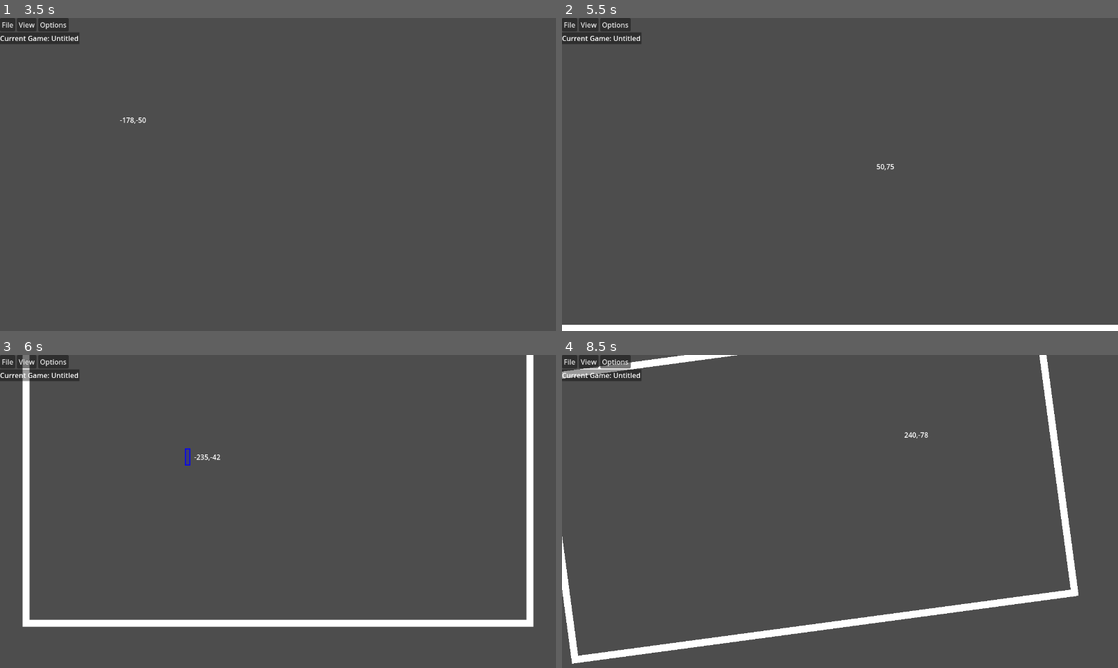
Above: before the commit, frames 1-4 (two rows, left to right).
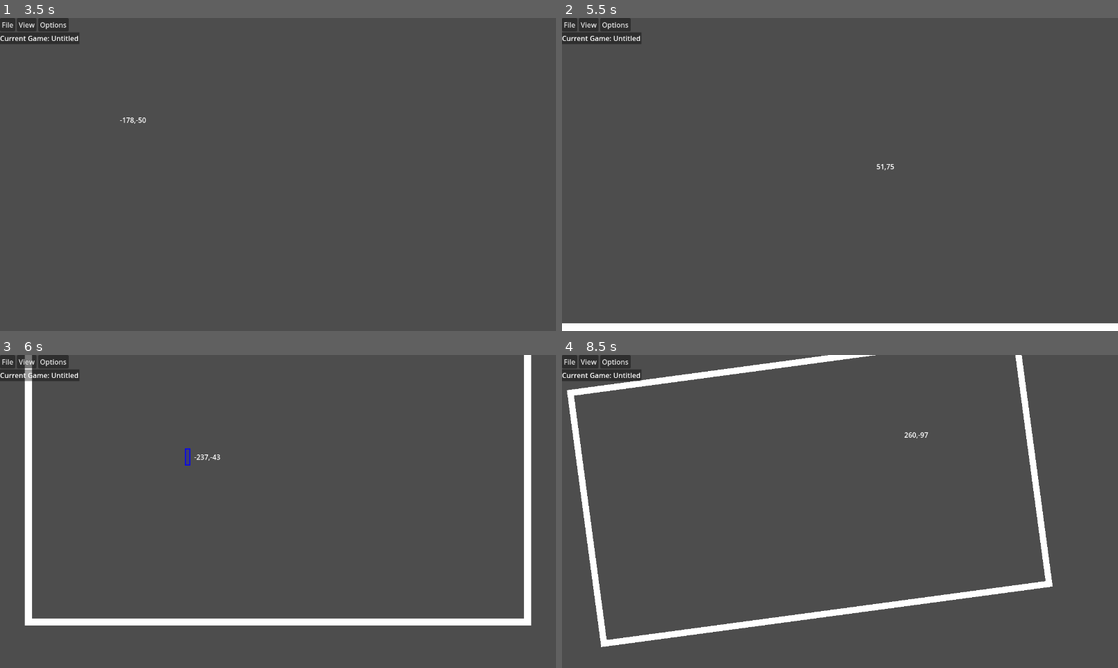
Above: after the commit, the same moments.

Repository: ryanabx/tabletop-engine
Game: Godot game, scene res://src/scenes/managers/tabletop_manager.tscn
The game is run twice, just before and just after one commit, with the same random seed, the same clock (stepped at 60 frames per second) and the same inputs.
Inputs (mouse positions are in pixels of both pictures, inside the frame that each line leads up to):
- Up to frame 1 (3.5 s): tap Enter (end_group_select) at 0.5 s; move the mouse to (400, 158) at 0.52 s; hold Enter (end_group_select) 0.53-1.25 s; hold C (camera_zoom_in) 0.53-1.25 s; click (400, 158) at 0.67 s; tap Z (camera_zoom_out) at 0.8 s; tap Space at 1.25 s; drag from (166, 190) to (250, 237) at 1.27 s; move the mouse to (333, 105) at 2.02 s; press the mouse at (333, 105) at 2.03 s; hold Enter (end_group_select) 2.03-2.75 s; tap F (game_flip) at 2.1 s; release the mouse at (333, 105) at 2.75 s; drag from (250, 237) to (111, 127) at 2.77 s
- Up to frame 2 (5.5 s): move the mouse to (1006, 221) at 3.52 s; hold Mouse wheel up (ui_zoom_in, bound only after the commit) 3.53-4.25 s; click (1006, 221) at 3.67 s; tap Mouse wheel down (ui_zoom_out, bound only after the commit) at 3.8 s; right-click (1006, 221) at 4.15 s; tap Space at 4.25 s; drag from (673, 127) to (756, 96) at 4.27 s; move the mouse to (867, 174) at 5.02 s; hold Z (camera_zoom_out) from 5.03 s (still down); tap S (camera_down) at 5.1 s; click (867, 174) at 5.17 s
- Up to frame 3 (6 s): release Z (camera_zoom_out) at 5.75 s; drag from (194, 433) to (166, 527) at 5.77 s
- Up to frame 4 (8.5 s): move the mouse to (962, 495) at 6.52 s; press the mouse at (962, 495) at 6.53 s; hold Enter (end_group_select) 6.53-7.25 s; tap D (camera_right) at 6.6 s; release the mouse at (962, 495) at 7.25 s; drag from (728, 527) to (812, 574) at 7.27 s; move the mouse to (895, 442) at 8.02 s; hold Mouse wheel down (ui_zoom_out, bound only after the commit) from 8.03 s (still down); tap E (camera_rotate_counterclockwise) at 8.1 s; click (895, 442) at 8.17 s

Frame 1 is identical in both runs. In frame 2, 0.5% of the frame differs, in the area x 0-100%, y 46-98%; in frame 3, 2.5%; in frame 4, 8.9%, in the area x 0-93%, y 0-99%.

Commit message:
yay fixed it

Diff:
--- a/project.godot
+++ b/project.godot
@@ -69,12 +69,12 @@
 }
 ui_zoom_out={
 "deadzone": 0.5,
-"events": [Object(InputEventKey,"resource_local_to_scene":false,"resource_name":"","device":-1,"window_id":0,"alt_pressed":false,"shift_pressed":false,"ctrl_pressed":false,"meta_pressed":false,"pressed":false,"keycode":0,"physical_keycode":90,"key_label":0,"unicode":122,"echo":false,"script":null)
+"events": [Object(InputEventMouseButton,"resource_local_to_scene":false,"resource_name":"","device":-1,"window_id":0,"alt_pressed":false,"shift_pressed":false,"ctrl_pressed":false,"meta_pressed":false,"button_mask":16,"position":Vector2(95, 17),"global_position":Vector2(101, 80),"factor":1.0,"button_index":5,"canceled":false,"pressed":true,"double_click":false,"script":null)
 ]
 }
 ui_zoom_in={
 "deadzone": 0.5,
-"events": [Object(InputEventKey,"resource_local_to_scene":false,"resource_name":"","device":-1,"window_id":0,"alt_pressed":false,"shift_pressed":false,"ctrl_pressed":false,"meta_pressed":false,"pressed":false,"keycode":0,"physical_keycode":67,"key_label":0,"unicode":99,"echo":false,"script":null)
+"events": [Object(InputEventMouseButton,"resource_local_to_scene":false,"resource_name":"","device":-1,"window_id":0,"alt_pressed":false,"shift_pressed":false,"ctrl_pressed":false,"meta_pressed":false,"button_mask":8,"position":Vector2(87, 22),"global_position":Vector2(93, 85),"factor":1.0,"button_index":4,"canceled":false,"pressed":true,"double_click":false,"script":null)
 ]
 }
 camera_up={
--- a/src/scenes/game_elements/game_base.tscn
+++ b/src/scenes/game_elements/game_base.tscn
@@ -2,23 +2,26 @@
 
 [ext_resource type="Script" path="res://src/scripts/screens/highlights.gd" id="1_pvbv3"]
 [ext_resource type="PackedScene" uid="uid://bu8c42i3gp2e6" path="res://src/scenes/game_elements/game_board.tscn" id="2_t7a5p"]
-[ext_resource type="PackedScene" uid="uid://do4ayt0lspujy" path="res://src/scenes/game_elements/ui_layer.tscn" id="3_1v772"]
+[ext_resource type="PackedScene" uid="uid://ma7a666pl2us" path="res://src/scenes/ui/user_interface.tscn" id="3_b1n30"]
 [ext_resource type="PackedScene" uid="uid://uing22je8p0x" path="res://src/scenes/game_elements/camera_controller.tscn" id="4_lowna"]
 [ext_resource type="PackedScene" uid="uid://3uwharyjlmsp" path="res://src/scenes/ui/right_click_menu.tscn" id="5_buo43"]
 [ext_resource type="PackedScene" uid="uid://lpw6t5xb1d5i" path="res://src/scenes/dialogs/dialogs.tscn" id="6_56glh"]
 
 [node name="Base" type="Node"]
 
+[node name="UserInterfaceLayer" type="CanvasLayer" parent="."]
+layer = 10
+
+[node name="RightClickMenu" parent="UserInterfaceLayer" instance=ExtResource("5_buo43")]
+
+[node name="Dialogs" parent="UserInterfaceLayer" instance=ExtResource("6_56glh")]
+
+[node name="UserInterface" parent="UserInterfaceLayer" instance=ExtResource("3_b1n30")]
+
+[node name="GameBoard" parent="." instance=ExtResource("2_t7a5p")]
+
+[node name="CameraController" parent="." instance=ExtResource("4_lowna")]
+
 [node name="Highlights" type="Node2D" parent="."]
 z_index = 200
 script = ExtResource("1_pvbv3")
-
-[node name="GameBoard" parent="." instance=ExtResource("2_t7a5p")]
-
-[node name="UiLayer" parent="." instance=ExtResource("3_1v772")]
-
-[node name="CameraController" parent="." instance=ExtResource("4_lowna")]
-
-[node name="RightClickMenu" parent="." instance=ExtResource("5_buo43")]
-
-[node name="Dialogs" parent="." instance=ExtResource("6_56glh")]
--- a/src/scenes/game_elements/ui_layer.tscn
+++ /dev/null
@@ -1,9 +0,0 @@
-[gd_scene load_steps=2 format=3 uid="uid://do4ayt0lspujy"]
-
-[ext_resource type="PackedScene" uid="uid://ma7a666pl2us" path="res://src/scenes/ui/user_interface.tscn" id="1_2k6q4"]
-
-[node name="UiLayer" type="CanvasLayer"]
-layer = 105
-
-[node name="UserInterface" parent="." instance=ExtResource("1_2k6q4")]
-mouse_filter = 2
--- /dev/null
+++ b/src/scenes/pages/mplay_connect.tscn
@@ -0,0 +1,40 @@
+[gd_scene load_steps=2 format=3 uid="uid://dsl4ajsg4u837"]
+
+[ext_resource type="Texture2D" uid="uid://cbpxdhvy0dyht" path="res://src/assets/wood-background.jpg" id="1_1c6qu"]
+
+[node name="MultiplayerConnect" type="Control"]
+layout_mode = 3
+anchors_preset = 15
+anchor_right = 1.0
+anchor_bottom = 1.0
+grow_horizontal = 2
+grow_vertical = 2
+scale = Vector2(1.02446, 1)
+
+[node name="Background" type="TextureRect" parent="."]
+layout_mode = 1
+anchors_preset = 15
+anchor_right = 1.0
+anchor_bottom = 1.0
+grow_horizontal = 2
+grow_vertical = 2
+texture = ExtResource("1_1c6qu")
+expand_mode = 3
+metadata/_edit_lock_ = true
+
+[node name="MarginContainer" type="MarginContainer" parent="."]
+layout_mode = 1
+anchors_preset = 15
+anchor_right = 1.0
+anchor_bottom = 1.0
+grow_horizontal = 2
+grow_vertical = 2
+
+[node name="VBoxContainer" type="VBoxContainer" parent="MarginContainer"]
+layout_mode = 2
+alignment = 1
+
+[node name="Label" type="Label" parent="MarginContainer/VBoxContainer"]
+layout_mode = 2
+text = "Connect to multiplayer"
+horizontal_alignment = 1
--- a/src/scenes/pages/title_screen.tscn
+++ b/src/scenes/pages/title_screen.tscn
@@ -98,3 +98,5 @@
 text = "version number"
 horizontal_alignment = 1
 vertical_alignment = 1
+
+[connection signal="pressed" from="HBoxContainer/ButtonMargins/MenuButtons/PlaySolo" to="." method="_on_play_solo_pressed"]
--- a/src/scenes/ui/menu_bar.tscn
+++ b/src/scenes/ui/menu_bar.tscn
@@ -1,14 +1,8 @@
-[gd_scene load_steps=3 format=3 uid="uid://bc0wmak5rj2nq"]
+[gd_scene load_steps=2 format=3 uid="uid://bc0wmak5rj2nq"]
 
 [ext_resource type="Script" path="res://src/scripts/ui/menu_bar.gd" id="1_mbf7a"]
 
-[sub_resource type="StyleBoxEmpty" id="StyleBoxEmpty_elowp"]
-
-[node name="ToolBar" type="PanelContainer"]
+[node name="Menu" type="MenuBar"]
 offset_bottom = 32.0
-size_flags_horizontal = 3
-theme_override_styles/panel = SubResource("StyleBoxEmpty_elowp")
+switch_on_hover = false
 script = ExtResource("1_mbf7a")
-
-[node name="Menu" type="MenuBar" parent="."]
-layout_mode = 2
--- a/src/scripts/game_objects/collection.gd
+++ b/src/scripts/game_objects/collection.gd
@@ -46,6 +46,7 @@
 	return max_index
 
 func add_game_object_to_top(obj: Piece) -> void:
+	print("Add object to top")
 	if obj in get_game_objects():
 		print("Cannot add object when already added")
 		return
--- a/src/scripts/game_objects/game_board.gd
+++ b/src/scripts/game_objects/game_board.gd
@@ -43,7 +43,6 @@
 	board_texture.texture = null
 
 func _ready() -> void:
-	print("Ready")
 	Utils.enhanced_inputs.connect(process_input)
 	SignalManager.game_menu_create.connect(_on_game_menu_create)
 	SignalManager.game_menu_destroy.connect(_on_game_menu_destroy)
@@ -102,7 +101,6 @@
 			pass
 	# DESELECTING OBJECTS
 	if Utils.is_action_just_long_released("game_select", input_actions) or Utils.is_action_just_long_released("game_select_stack", input_actions):
-		print("Release Selection")
 		release_selection()
 	# DESELECTING GROUP SELECTED OBJECTS
 	if Utils.is_action_just_released("end_group_select", input_actions):
@@ -110,7 +108,6 @@
 			release_selection_group(input_actions)
 	# FLIPPING OBJECTS
 	if Utils.is_action_just_released("game_flip", input_actions) and has_selected_items():
-		print("Flip Selection")
 		flip_selection()
 
 func right_click() -> void:
@@ -120,8 +117,6 @@
 				create_right_click_menu_stack(highlighted_piece.get_collection())
 			else:
 				create_right_click_menu_obj(highlighted_piece)
-		else:
-			print("Nothing to right click")
 	elif has_selected_items():
 		if get_overlapping_obj_from_selected(get_local_mouse_position()) != null:
 			if get_selected_items().size() > 1:
@@ -160,18 +155,15 @@
 
 func selecting_piece(obj_selection: Piece) -> void:
 	if obj_selection.has_collection() and not group_selection_mode:
-		print("Remove game object from collection")
 		obj_selection.get_collection().remove_game_object(obj_selection)
 	select_objects([obj_selection])
 
 func selecting_collection(obj_selection: Piece, instant_selection: bool) -> void:
 	if obj_selection.get_collection().get_permanence():
 		if not instant_selection:
-			print("Cannot stack select permanent stack")
 			return
 		select_objects(obj_selection.get_collection().get_game_objects())
 	else:
-		print("Select Collection")
 		select_objects(obj_selection.get_collection().get_game_objects())
 
 func select_objects(objects: Array) -> void:
@@ -183,7 +175,6 @@
 
 func set_selected_objects(objects: Array) -> void:
 	selected_objects = objects.duplicate()
-	print("selected ", selected_objects.size()," objects")
 	set_object_grab_offsets()
 
 func initialize_selection_rect() -> void:
@@ -223,8 +214,6 @@
 		set_stackable_item(null)
 		group_selection_mode = false
 		previously_stacked = false
-	else:
-		print("Releasing selection not over item")
 	if not group_selection_mode:
 		# Deselect everything
 		for object in get_selected_items():
@@ -237,7 +226,6 @@
 func release_selection_group(input_actions: Dictionary) -> void:
 	# Deselect everything
 	if not Utils.is_action_just_short_released("game_menu", input_actions):
-		print("Release selection group")
 		for object in get_selected_items():
 			object.deselect()
 		if previously_stacked and objects_not_in_collection(get_selected_items()):
@@ -256,10 +244,8 @@
 
 func stack_objects_to_item(objects: Array, item: GameObject) -> void:
 	if item is GameCollection:
-		print("Stack objects to collection (stack to collection)")
 		stack_objects_to_collection(objects, item as GameCollection)
 	elif item is Piece:
-		print("Stack objects to object (convert to stack)")
 		convert_to_stack([item] + objects)
 
 func convert_to_stack(objects: Array):
@@ -401,23 +387,18 @@
 	return (obj1.get_rect() * obj1.get_transform().affine_inverse()).intersects(_rect.abs())
 
 func create_right_click_menu_obj(object: Piece):
-	print("Generate right click menu obj")
 	SignalManager.game_menu_create.emit(RightClickMenu.TYPE.GAME_OBJECT, [object])
 
 func create_right_click_menu_stack(collection: GameCollection):
-	print("Generate right click menu stack")
 	SignalManager.game_menu_create.emit(RightClickMenu.TYPE.COLLECTION, [collection])
 
 func create_right_click_menu_group(selection: Array):
-	print("Generate right click menu menu group")
 	SignalManager.game_menu_create.emit(RightClickMenu.TYPE.OBJECT_GROUP, selection)
 
 func release_selection_box() -> void:
 	if is_selecting:
-		print("Releasing selection box")
 		var objects: Array = select_in_range()
 		if not objects.is_empty():
-			print("release_selection_box()::select_objects(objects)")
 			select_objects(objects)
 			group_selection_mode = true
 		previously_stacked = objects_part_of_same_collection(objects)
--- a/src/scripts/game_objects/piece.gd
+++ b/src/scripts/game_objects/piece.gd
@@ -34,7 +34,6 @@
 func set_sprite_scale(_sc: Vector2) -> void:
 	_sprite.scale = (_sc) / _sprite.texture.get_size()
 	scale = Vector2.ONE
-	print("Sprite texture: ", _sprite.texture.get_size(), "sc: ", _sc)
 
 func get_rect() -> Rect2:
 	return _sprite.get_rect() * _sprite.get_transform()
--- a/src/scripts/game_objects/stack.gd
+++ b/src/scripts/game_objects/stack.gd
@@ -17,7 +17,7 @@
 			obj.set_side(force_state as bool)
 		obj.position = position
 		obj.rotation = rotation
-		get_parent().move_child(obj, _max_index)
+		obj.get_parent().move_child(obj, _max_index)
 		var _sc = obj.get_rect().size
 		if _sc.x > larg_x:
 			larg_x = _sc.x
--- a/src/scripts/pages/tabletop_manager.gd
+++ b/src/scripts/pages/tabletop_manager.gd
@@ -6,6 +6,8 @@
 var hand_scene: PackedScene = preload("res://src/scenes/game_elements/hand.tscn")
 
 var base_scene: PackedScene = preload("res://src/scenes/game_elements/game_base.tscn")
+
+var action_queue: Array = []
 
 # Crucial tabletop operation nodes
 @onready var board: GameBoard
@@ -20,35 +22,46 @@
 func _ready() -> void:
 	var _tt: Node = base_scene.instantiate()
 	board = _tt.get_node("./GameBoard")
-	user_interface = _tt.get_node("./UiLayer/UserInterface")
+	user_interface = _tt.get_node("./UserInterfaceLayer/UserInterface")
 	camera_controller = _tt.get_node("./CameraController")
 	tabletop = _tt
 	add_child(_tt)
 
+func _process(_delta: float) -> void:
+	if not action_queue.is_empty():
+		var cmd: Dictionary = action_queue.pop_front()
+		await parse_command(cmd)
+
 func reset_tabletop() -> void:
 	if tabletop != null:
 		tabletop.queue_free()
+		await tabletop.tree_exited
 		tabletop = null
-	var _tt: Node = base_scene.instantiate()
-	board = _tt.get_node("./GameBoard")
-	user_interface = _tt.get_node("./UiLayer/UserInterface")
-	camera_controller = _tt.get_node("./CameraController")
-	tabletop = _tt
-	add_child(_tt)
-
-func load_config(config: Resource) -> void:
+		board = null
+		user_interface = null
+		camera_controller = null
+	tabletop = base_scene.instantiate()
+	board = tabletop.get_node("./GameBoard")
+	user_interface = tabletop.get_node("./UserInterfaceLayer/UserInterface")
+	camera_controller = tabletop.get_node("./CameraController")
+	tabletop.tree_exited.connect(tabletop_exiting_tree)
+	tabletop.ready.connect(tabletop_ready)
+	add_child(tabletop)
+
+func tabletop_ready() -> void:
+	print("TABLETOP READY")
+
+func tabletop_exiting_tree() -> void:
+	print("OLD TABLETOP LEFT TREE")
+
+func load_config(config: Resource) -> bool:
 	# Load basic game stuff
 	game = config
 	coordinate_scale = Vector2(game.board.coordinate_scale.x, game.board.coordinate_scale.y)
-	reset_tabletop()
+	await reset_tabletop()
 	build_game()
 	build_board_objects()
-	await tabletop.ready
-
-func reset_board() -> void:
-	for obj in board.game_object_manager.get_children():
-		obj.queue_free()
-	build_board_objects()
+	return true
 
 func reset_camera() -> void:
 	if game == null:
@@ -111,7 +124,6 @@
 				t = t * size
 			var _o: Dictionary = make_object_dict(obj, repls)
 			new_object(_o)
-
 	else:
 		new_object(obj)
 
@@ -146,6 +158,7 @@
 	var piece: Piece = piece_scene.instantiate()
 	if "name" in obj:
 		piece.add_to_group(obj.name)
+		piece.set_name(obj.name)
 	# Add child
 	board.game_object_manager.add_child(piece)
 	# Piece transforms
@@ -156,8 +169,6 @@
 	piece.image_down = game.images[obj.image_down]
 	piece.set_side(obj.face_up)
 	piece.set_sprite_scale(Vector2(obj.scale.x, obj.scale.y) * coordinate_scale if "scale" in obj else Vector2.ONE)
-	print(Vector2(obj.scale.x, obj.scale.y) * coordinate_scale)
-	print(piece._sprite.scale)
 	# Collections
 	if "collection" in obj:
 		var coll: GameCollection = (get_tree().get_nodes_in_group(obj.collection)[0] as GameCollection)
@@ -172,6 +183,7 @@
 		_: return
 	if "name" in obj:
 		collection.add_to_group(obj.name)
+		collection.set_name(obj.name)
 	# Add child
 	board.game_object_manager.add_child(collection)
 	# Collection transforms
@@ -187,17 +199,17 @@
 func run_action(index: int) -> void:
 	var action: Array = game.actions[index].actions.duplicate(true)
 	for cmd in action:
-		parse_command(cmd)
-	print("Action ",game.actions[index].name, " finished running.")
+		action_queue.append(cmd)
+	print("Action ",game.actions[index].name, " added to queue.")
 
 func parse_command(cmd: Dictionary) -> void:
 	var result: bool = true
 	var repeat = cmd.repeat if "repeat" in cmd else 1
+	print("Running command ",cmd.cmd)
 	for i in range(repeat):
 		match cmd.cmd:
 			"reset_board":
-				pass
-				# result = cmd_reset_board(cmd)
+				result = await cmd_reset_board(cmd)
 			"shuffle":
 				result = cmd_shuffle(cmd)
 			"move_top":
@@ -209,8 +221,9 @@
 ### ACTION COMMANDS ###
 
 func cmd_reset_board(_cmd: Dictionary) -> bool:
-	await load_config(game)
-	return true
+	var result = await load_config(game)
+	print("Done resetting board")
+	return result
 
 func cmd_shuffle(cmd: Dictionary) -> bool:
 	if not "targets" in cmd.args:
@@ -224,18 +237,14 @@
 func cmd_move_top(cmd: Dictionary) -> bool:
 	if not "from" in cmd.args:
 		return false
-	var from = get_tree().get_nodes_in_group(cmd.args.from)[0]
+	var from = get_tree().get_first_node_in_group(cmd.args.from)
 	if "to" in cmd.args:
-		var to = get_tree().get_nodes_in_group(cmd.args.to)[0]
+		var to = get_tree().get_first_node_in_group(cmd.args.to)
+		print("from: ",from, "to: ",to)
+		if from.get_num_objects() == 0:
+			print("No objects")
+			return false
 		var piece: Piece = from.get_game_objects()[-1]
-		from.remove_game_object(piece)
-		to.add_game_object_to_top(piece)
-		from._update_objects()
-		to._update_objects()
-		print("Hey hey")
-	else:
-		var piece: Piece = from.get_game_objects()[-1]
-		from.remove_game_object(piece)
-		piece.position = Vector2.ZERO
-		from._update_objects()
+		print("Piece name: ",piece.name)
+		board.stack_objects_to_item([piece], to)
 	return true
--- a/src/scripts/pages/title_screen.gd
+++ b/src/scripts/pages/title_screen.gd
@@ -5,7 +5,7 @@
 
 # Called when the node enters the scene tree for the first time.
 func _ready() -> void:
-	v_label.text = "v." + Globals.VERSION_NUMBER
+	v_label.text = "v." + Globals.GAME_VERSION
 	_connect_buttons()
 
 func _connect_buttons() -> void:
@@ -14,3 +14,7 @@
 func _on_quit_pressed() -> void:
 	get_tree().root.propagate_notification(NOTIFICATION_WM_CLOSE_REQUEST)
 	get_tree().quit()
+
+
+func _on_play_solo_pressed() -> void:
+	get_tree().change_scene_to_file("res://src/scenes/managers/tabletop_manager.tscn")
--- a/src/scripts/screens/camera_controller.gd
+++ b/src/scripts/screens/camera_controller.gd
@@ -22,10 +22,17 @@
 	camera.rotation_degrees = roundf(camera.rotation_degrees / 90.0) * 90.0
 
 func _process(_delta: float) -> void:
-	if Input.is_action_pressed("ui_zoom_in"):
+	# Zooming
+	if Input.is_action_pressed("camera_zoom_in"):
 		camera.zoom *= 1.020
-	if Input.is_action_pressed("ui_zoom_out"):
+	if Input.is_action_pressed("camera_zoom_out"):
 		camera.zoom *= 0.980
+
+	if Input.is_action_just_pressed("ui_zoom_in"):
+		camera.zoom *= 1.1
+	if Input.is_action_just_pressed("ui_zoom_out"):
+		camera.zoom *= 0.9
+
 	camera.position += (Input.get_vector("camera_left", "camera_right", "camera_up", "camera_down") * MOVEMENT_SPEED * _delta).rotated(camera.rotation)
 	camera.rotation += Input.get_axis("camera_rotate_clockwise", "camera_rotate_counterclockwise") * ROTATION_SPEED * _delta
 	if absf(Input.get_axis("camera_rotate_clockwise", "camera_rotate_counterclockwise")) < 0.1 and absf(roundf(camera.rotation_degrees / 45.0) * 45.0 - camera.rotation_degrees) < 7.5:
--- /dev/null
+++ b/src/scripts/singletons/multiplayer_manager.gd
@@ -0,0 +1 @@
+extends Node
--- a/src/scripts/ui/menu_bar.gd
+++ b/src/scripts/ui/menu_bar.gd
@@ -1,6 +1,6 @@
-extends Control
+extends MenuBar
 
-@onready var menu: MenuBar = $Menu
+@onready var menu: MenuBar = self
 @onready var player: PopupMenu
 
 
@@ -52,7 +52,8 @@
 	file.add_submenu_item("Reset", "reset", 1)
 	reset_submenu.add_item("Reset Tabletop", 10)
 	reset_submenu.add_item("Reset Camera", 11)
-	file.add_item("Exit Open Boardgame Framework", 2)
+	file.add_item("Exit to Title Screen", 2)
+	file.add_item("Exit Open Boardgame Framework", 4)
 
 func view_menu() -> void:
 	var view: PopupMenu = PopupMenu.new()
@@ -91,7 +92,8 @@
 		3: export_config()
 		10: Globals.get_tabletop().reset_tabletop()
 		11: Globals.get_tabletop().reset_camera()
-		2: get_tree().quit()
+		2: get_tree().change_scene_to_file("res://src/scenes/pages/title_screen.tscn")
+		4: get_tree().quit()
 
 func view_pressed(id: int) -> void:
 	match id:
Not shown: 1 places in src/scenes/pages/solo_onboard.tscn that only renumber resources
